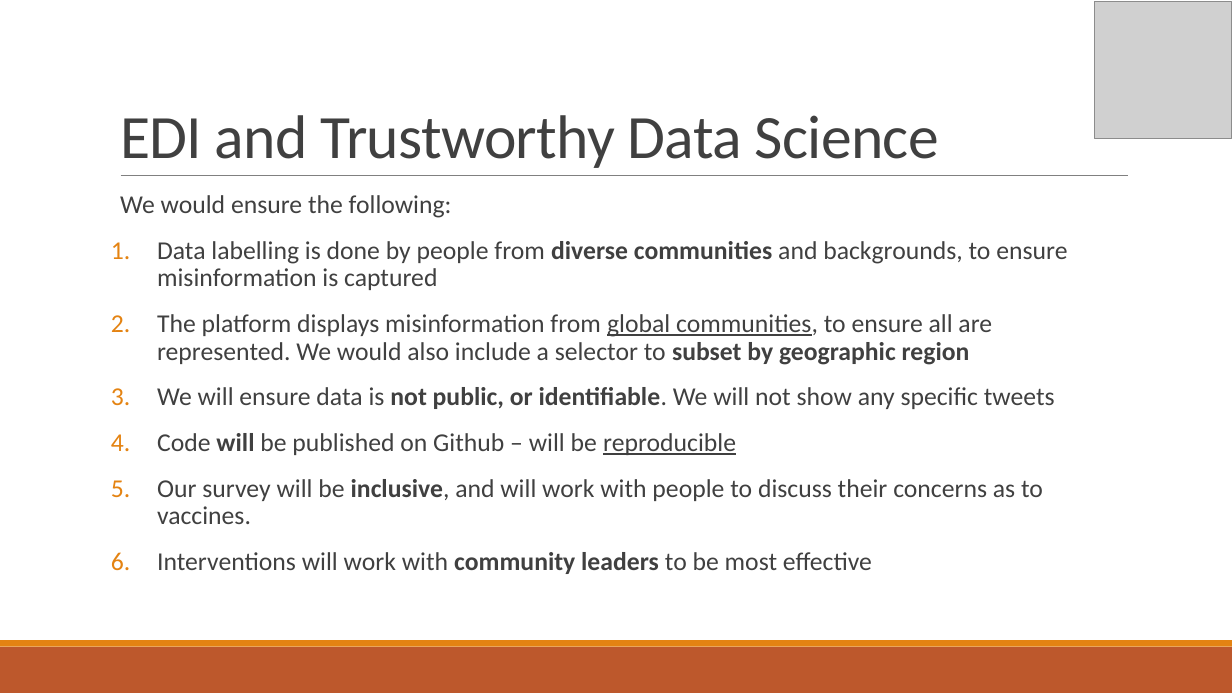
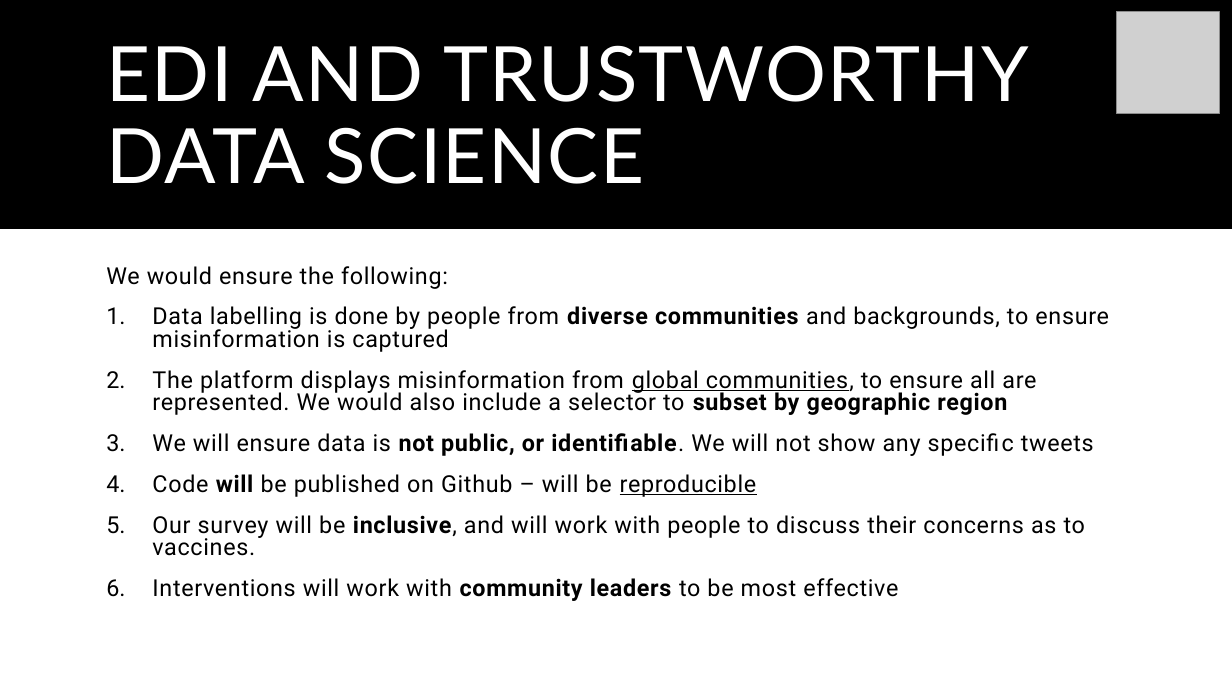
Before and after one commit to WellcomeIdeathon2023/The_Social_Scientists, a slide deck: slide 10 of Powerpoint presentation.pptx. Drawn at 1232x693 pixels with LibreOffice and Linux fonts; fonts in the diff are those of the drawing; grey boxes stand for pictures. Boxes give left, top, right and bottom in pixels: in the first picture for what was removed or moved away, otherwise in the second. Text is boxed around its words. In the diff, an @@ line names an element or a change of style, - is before the commit and + after.

```diff
--- a/Powerpoint presentation.pptx
+++ b/Powerpoint presentation.pptx
@@ rectangle added at [0,0,1232,229], fill #000000 @@
@@ picture: place and size @@
-picture at [1095,2,1232,139]
+picture at [1117,11,1220,114]
@@ title "EDI AND TRUSTWORTHY DATA SCIENCE" at [106,45,1029,184]: vertical alignment bottom to middle @@
@@ title at [106,45,1029,184]: text changed; size 48 to 59.4 pt; font Calibri to Lato; text colour #404040 to #FFFFFF @@
-EDI and Trustworthy Data Science
+EDI AND TRUSTWORTHY DATA SCIENCE
@@ line removed from (121, 176) to (1128, 176) @@
@@ text "We would ensure the following:": place and size @@
-text "We would ensure the following:" at [120,195,1067,574]
+text "We would ensure the following:" at [106,266,1109,601]
@@ text "We would ensure the following:" at [106,266,1109,601]: size 20 to 18.2 pt, font Calibri to Roboto, text colour #404040 to #000000, letter spacing 0 to 0.5 pt; bullet   to none; line spacing 0.9 to 0.81 @@
@@ rectangle removed at [0,647,1232,693] @@
@@ rectangle removed at [0,640,1232,647] @@
```
Also in this commit, not shown: 9 other slides changed, 3 other files.
